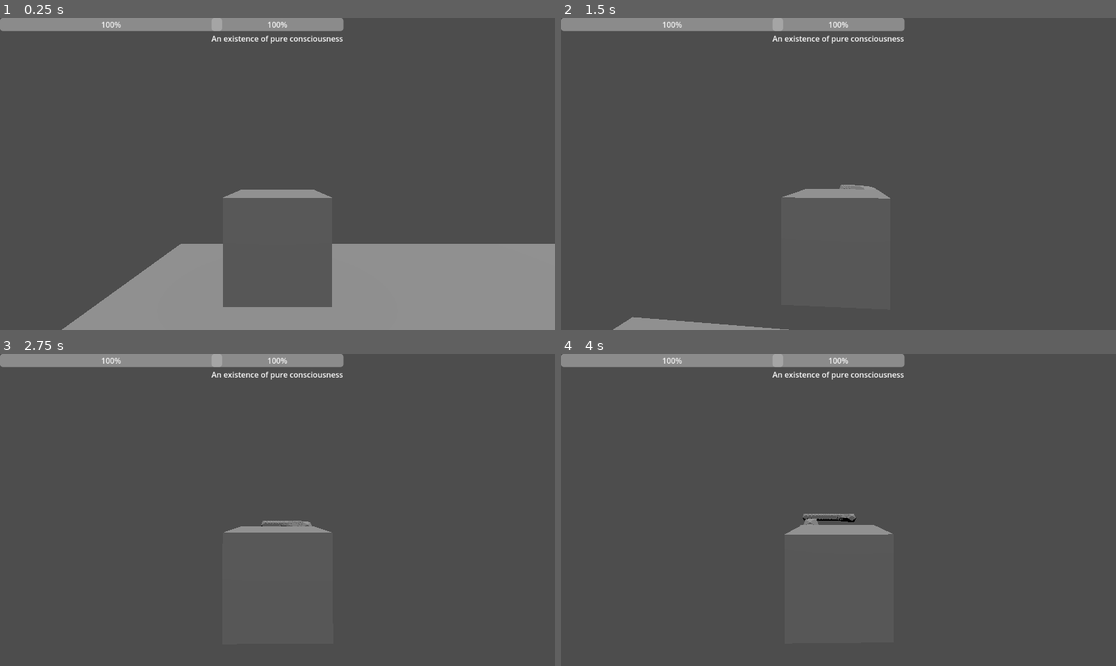
Above: before the commit, frames 1-4 (two rows, left to right).
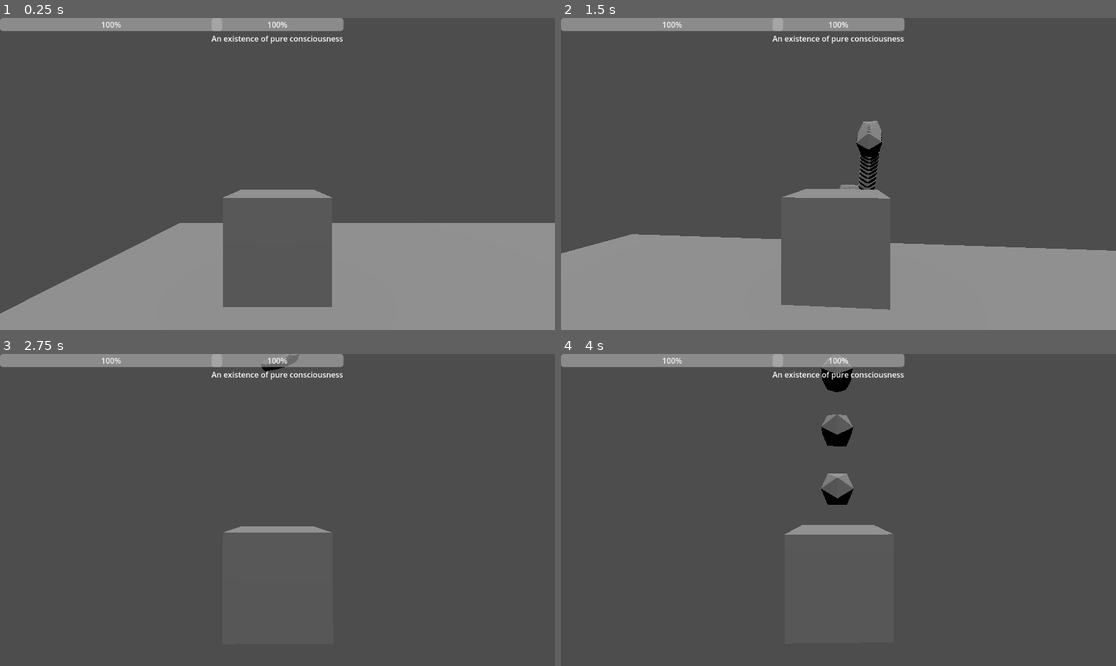
Above: after the commit, the same moments.

Repository: RavenRandomz/cube-extentialis-bossfight
Game: Godot game, scene res://testworld.tscn
The game is run twice, just before and just after one commit, with the same random seed, the same clock (stepped at 60 frames per second) and the same inputs.
Inputs (mouse positions are in pixels of both pictures, inside the frame that each line leads up to):
- Up to frame 1 (0.25 s): no input
- Up to frame 2 (1.5 s): tap Enter at 0.5 s; move the mouse to (866, 174) at 0.52 s; press the mouse at (866, 174) at 0.53 s; hold W (player_forward) from 0.53 s (still down); tap Space (player_jump) at 0.77 s; move the mouse to (810, 174) at 1.27 s; release the mouse at (810, 174) at 1.28 s; tap Shift at 1.35 s
- Up to frame 3 (2.75 s): keep holding W (player_forward); tap Space (player_jump) at 1.52 s; move the mouse to (288, 503) at 2.02 s; tap Alt at 2.1 s
- Up to frame 4 (4 s): keep holding W (player_forward); move the mouse to (832, 516) at 2.77 s; tap Ctrl at 2.85 s; click (832, 516) at 2.92 s; tap Space (player_jump) at 3.02, 3.77 s; move the mouse to (877, 513) at 3.52 s; press the mouse at (877, 513) at 3.53 s

The runs differ from the first frame. In frame 1, 6.7% of the frame differs, in the area x 0-100%, y 65-100%; in frame 2, 24%, in the area x 0-100%, y 32-100%; in frame 3, 0.2%; in frame 4, 1.0%.

Commit message:
Move gravity pull logic to player_movement_handler

Diff:
--- a/scripts/player_movement_handler.gd
+++ b/scripts/player_movement_handler.gd
@@ -17,5 +17,11 @@
 		_player.velocity.z = move_toward(_player.velocity.z, 0, speed)
 
 func jump(delta):
+		pass
+
+func _gravity_pull(delta):
 	if not _player.is_on_floor():
 		_player.velocity.y -= _player.gravity * delta
+
+func _physics_process(delta):
+	_gravity_pull(delta)
